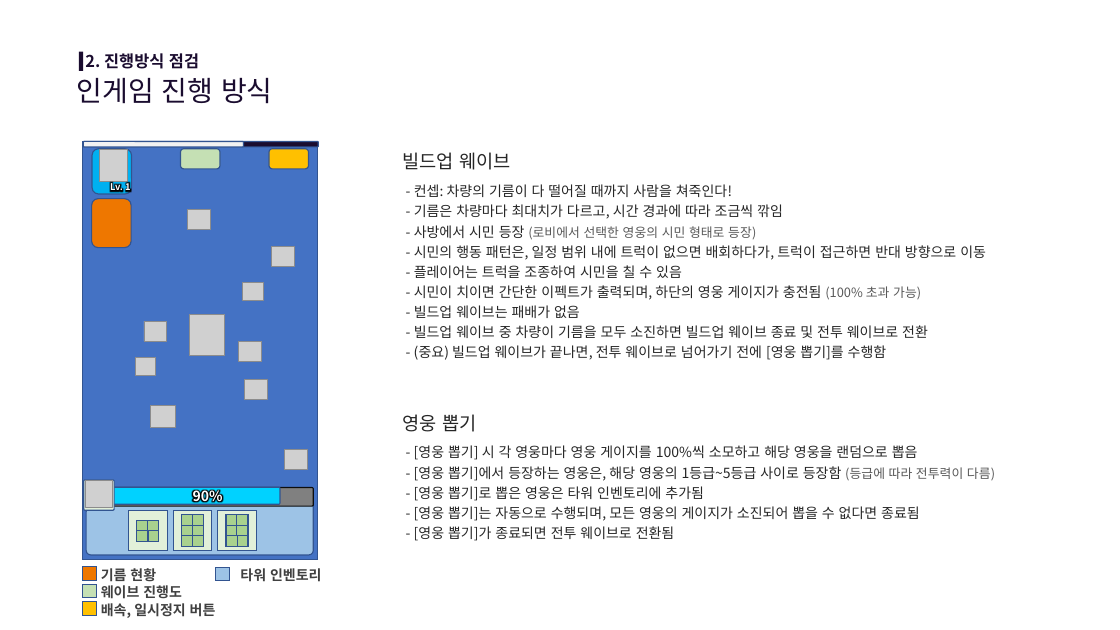
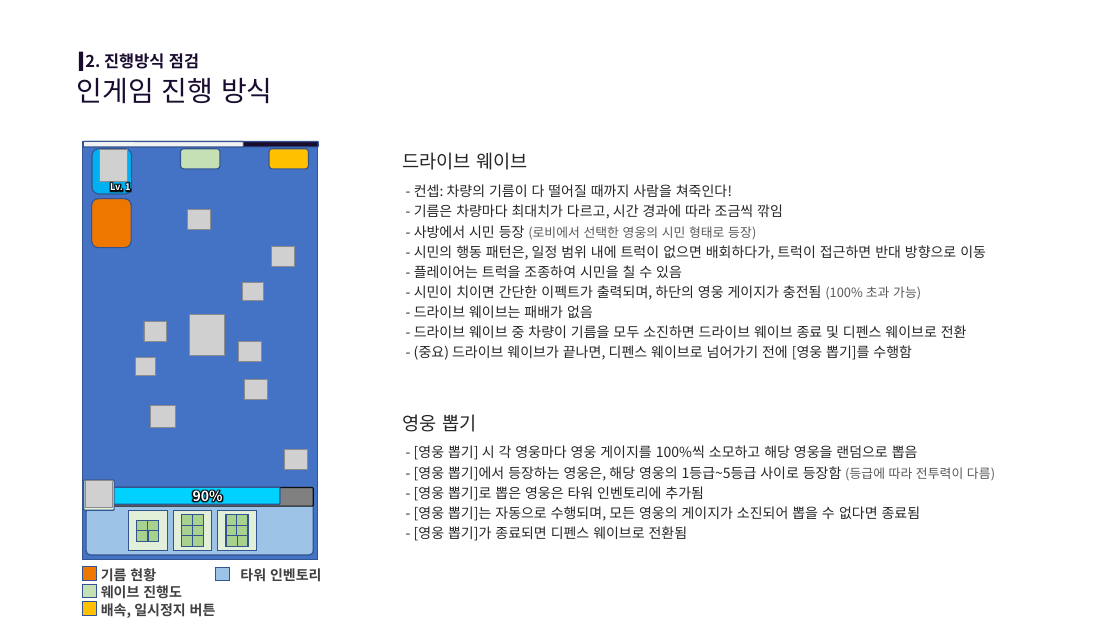
Before and after one commit to scorchLand/kci, a slide deck: slide 8 of 기획서/트럭 문서.pptx. Drawn at 1120x630 pixels with LibreOffice and Linux fonts; fonts in the diff are those of the drawing; grey boxes stand for pictures; background and template pictures are left out. Boxes give left, top, right and bottom in pixels: in the first picture for what was removed or moved away, otherwise in the second. Text is boxed around its words. In the diff, an @@ line names an element or a change of style, - is before the commit and + after.

```diff
--- a/기획서/트럭 문서.pptx
+++ b/기획서/트럭 문서.pptx
@@ text at <box>403,152,527,170</box>: text changed @@
-빌드업 웨이브
+드라이브 웨이브
@@ text at <box>414,305,967,360</box>: text changed @@
-- 빌드업 웨이브는 패배가 없음
-- 빌드업 웨이브 중 차량이 기름을 모두 소진하면 빌드업 웨이브 종료 및 전투 웨이브로 전환
-- (중요) 빌드업 웨이브가 끝나면, 전투 웨이브로 넘어가기 전에 [영웅 뽑기]를 수행함
+- 드라이브 웨이브는 패배가 없음
+- 드라이브 웨이브 중 차량이 기름을 모두 소진하면 드라이브 웨이브 종료 및 디펜스 웨이브로 전환
+- (중요) 드라이브 웨이브가 끝나면, 디펜스 웨이브로 넘어가기 전에 [영웅 뽑기]를 수행함
@@ text at <box>414,526,688,541</box>: text changed @@
-- [영웅 뽑기]가 종료되면 전투 웨이브로 전환됨
+- [영웅 뽑기]가 종료되면 디펜스 웨이브로 전환됨
```
Also in this commit, not shown: 17 other slides changed, 12 other files.
